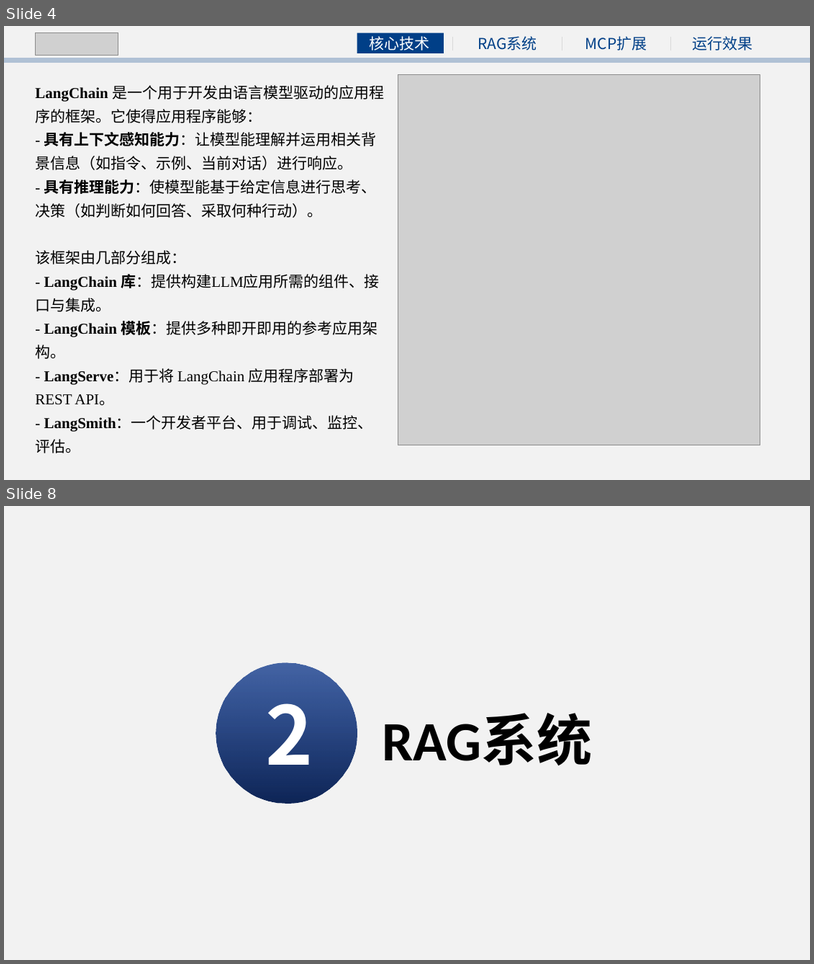
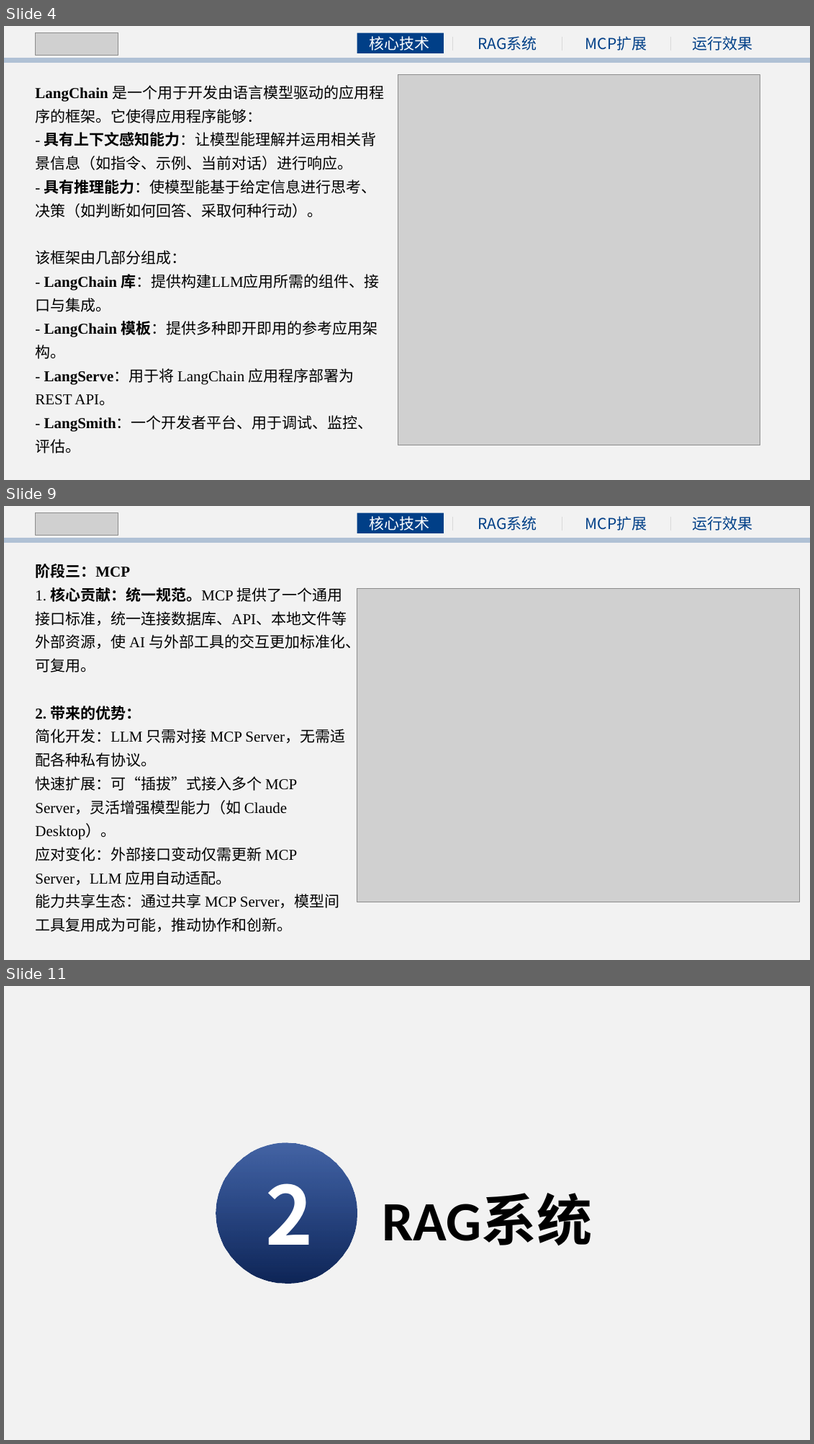
Before and after one commit to Orzjh/langchain-study, a slide deck: LangChain 系列教程（九）：综合实战——RAG+MCP/LangChain & MCP.pptx. Shown one above the other, each under a label of ours: slides 4 and 8 before the commit, slides 4, 9 and 11 after it; the slides between them are not shown. The pictures are 814x964 and 814x1444 pixels, drawn with LibreOffice and Linux fonts; fonts in the diff are those of the drawing; grey boxes stand for pictures. Boxes give left, top, right and bottom in pixels: in the first picture for what was removed or moved away, otherwise in the second. Text is boxed around its words. In the diff, an @@ line names an element or a change of style, - is before the commit and + after.

```diff
--- a/LangChain 系列教程（九）：综合实战——RAG+MCP/LangChain & MCP.pptx
+++ b/LangChain 系列教程（九）：综合实战——RAG+MCP/LangChain & MCP.pptx
@@ slide 9 added at [4, 506, 810, 960], background #F2F2F2 @@
@@ picture added at [36, 512, 118, 536] @@
@@ text added at [586, 516, 648, 530], 18 pt, text #003F87 @@
+MCP扩展
@@ group added at [358, 512, 754, 533]: 3 texts, 3 lines, 1 rectangle @@
+核心技术
+RAG系统
+运行效果
@@ rectangle added at [4, 538, 810, 543], fill #003F87 at 27% opacity @@
@@ text added at [35, 564, 360, 932], 18 pt, text #000000 @@
+阶段三：MCP
+1. 核心贡献：统一规范。MCP 提供了一个通用接口标准，统一连接数据库、API、本地文件等外部资源，使 AI 与外部工具的交互更加标准化、可复用。
+2. 带来的优势：
+简化开发：LLM 只需对接 MCP Server，无需适配各种私有协议。
+快速扩展：可“插拔”式接入多个 MCP Server，灵活增强模型能力（如 Claude Desktop）。
+应对变化：外部接口变动仅需更新 MCP Server，LLM 应用自动适配。
+能力共享生态：通过共享 MCP Server，模型间工具复用成为可能，推动协作和创新。
@@ picture added at [358, 588, 800, 901] @@
@@ what was slide 8 is now slide 11 @@
```
Also in this commit, not shown: 1 slide changed, 2 other slides added, 38 other files.
